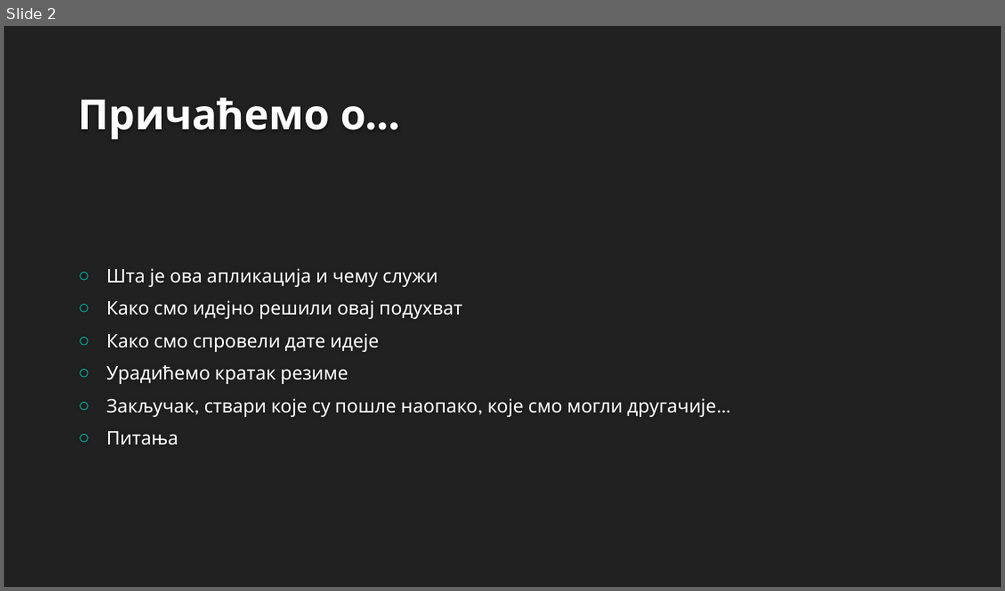
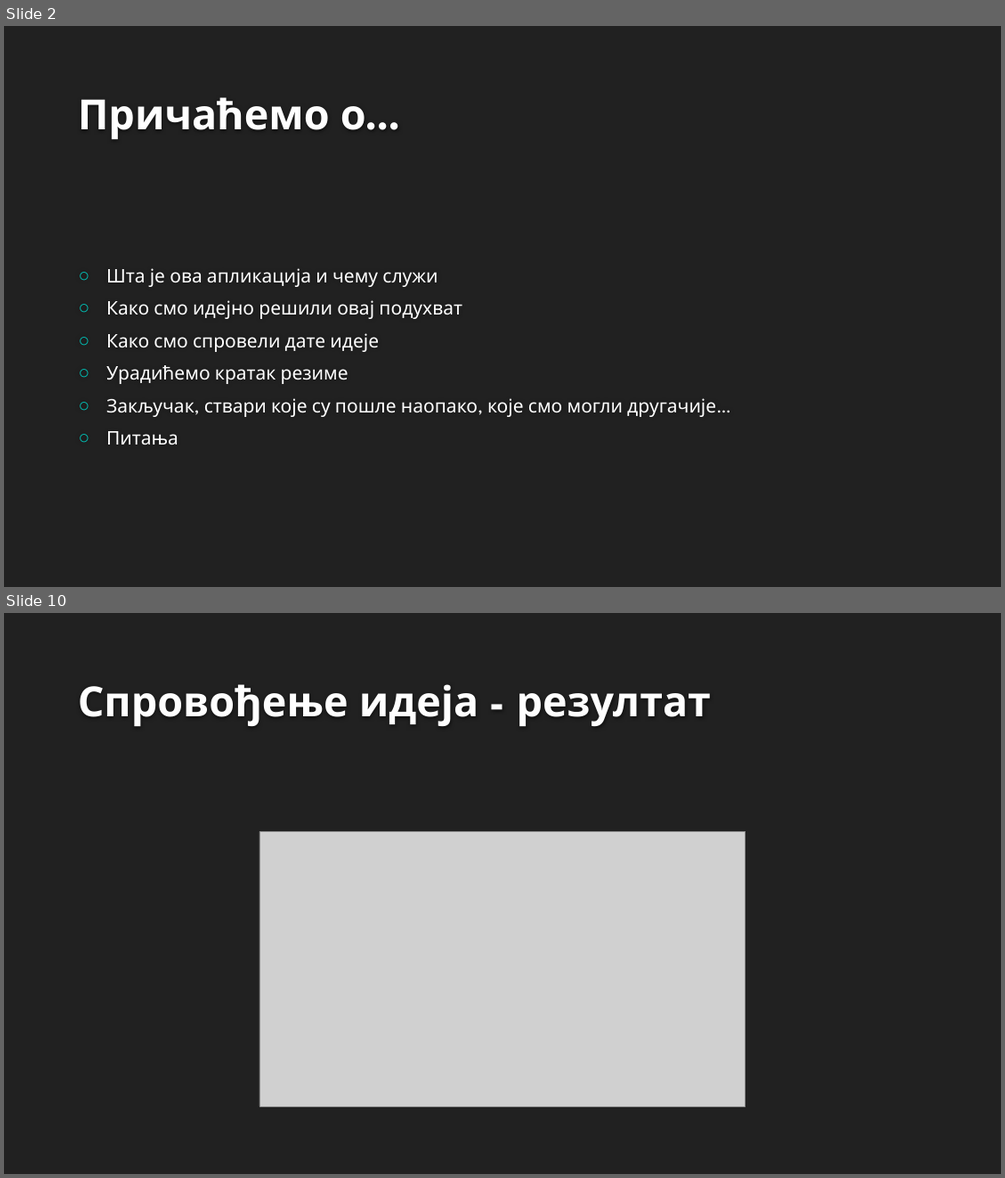
Before and after one commit to RazvojSoftvera2/MasterAudioTechnologyFunctions, a slide deck: Documentation and designs/Documentation/MATF_prezentacija.pptx. Shown one above the other, each under a label of ours: slide 2 before the commit, slides 2 and 10 after it; the slides between them are not shown. The pictures are 1005x591 and 1005x1178 pixels, drawn with LibreOffice and Linux fonts; fonts in the diff are those of the drawing; grey boxes stand for pictures; background and template pictures are left out. Boxes give left, top, right and bottom in pixels: in the first picture for what was removed or moved away, otherwise in the second. Text is boxed around its words. In the diff, an @@ line names an element or a change of style, - is before the commit and + after.

```diff
--- a/Documentation and designs/Documentation/MATF_prezentacija.pptx
+++ b/Documentation and designs/Documentation/MATF_prezentacija.pptx
@@ slide 10 added at (4, 613, 1001, 1174), background #212121 @@
@@ title added at (78, 684, 711, 726), 40 pt, text #FEFEFE, bold @@
+Спровођење идеја - резултат
@@ picture added at (259, 831, 745, 1107) @@
```
Also in this commit, not shown: 1 slide changed, 10 other slides added.
